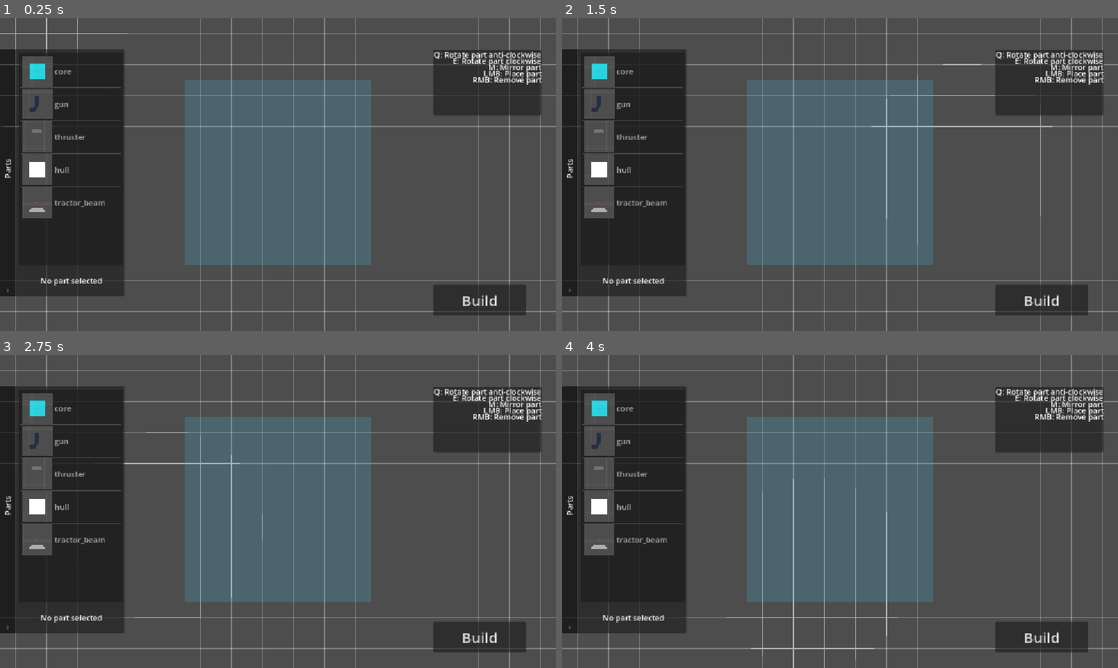
Above: before the commit, frames 1-4 (two rows, left to right).
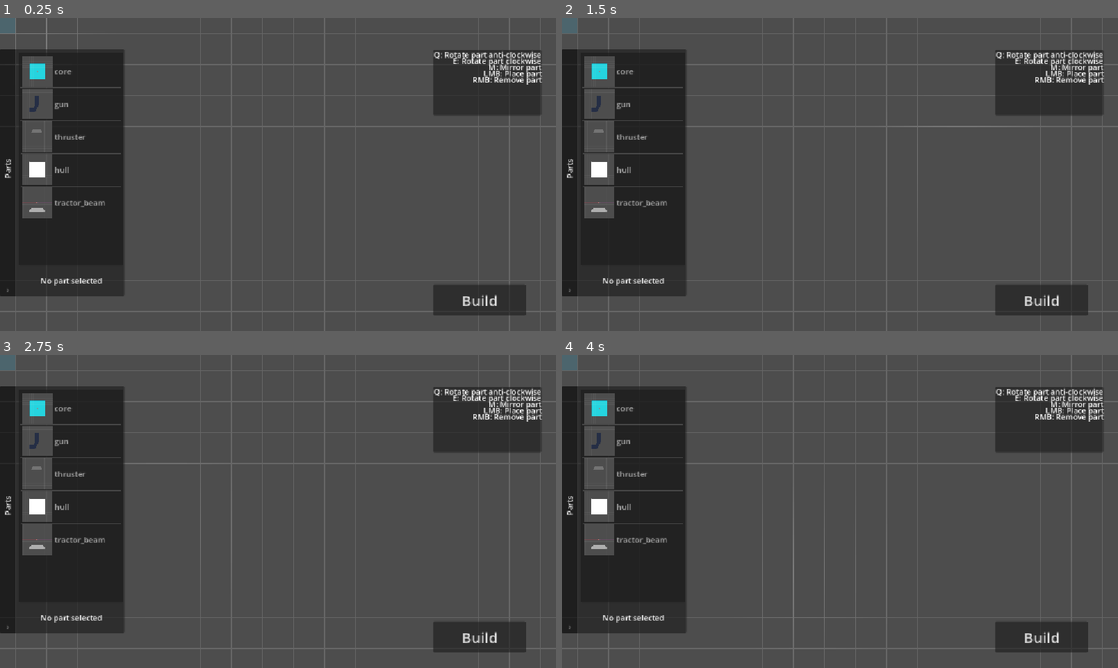
Above: after the commit, the same moments.

Repository: Taydo629/RogueSpace
Game: Godot game, scene res://scenes/ship_building_ui.tscn
Two runs of this game, one before a commit and one after it. Both use one fixed random seed, a clock stepped at 60 frames per second and the inputs below. This scene is started directly instead of the project's main scene.
Inputs (mouse positions are in pixels of both pictures, inside the frame that each line leads up to):
- Up to frame 1 (0.25 s): no input
- Up to frame 2 (1.5 s): click "Build" at 0.5 s; tap Enter at 1.25 s; move the mouse to (962, 158) at 1.27 s; hold Space (thrust) from 1.28 s (still down); hold E (e) from 1.28 s (still down); click (962, 158) at 1.42 s
- Up to frame 3 (2.75 s): move the mouse to (166, 527) at 2.02 s; release Space (thrust) at 2.03 s; release E (e) at 2.03 s; tap E (e) at 2.1 s; click (166, 527) at 2.17 s
- Up to frame 4 (4 s): tap Enter at 2.75 s; move the mouse to (895, 442) at 2.77 s; press the mouse at (895, 442) at 2.78 s; hold Space (thrust) from 2.78 s (still down); tap E (e) at 3.05, 3.8 s; move the mouse to (812, 574) at 3.52 s; release the mouse at (812, 574) at 3.53 s; right-click (812, 574) at 3.6 s; click (812, 574) at 3.67 s

The runs differ from the first frame. In frame 1, 22% of the frame differs, in the area x 0-100%, y 0-100%; in frame 2, 22%; in frame 3, 22%; in frame 4, 22%.

Commit message:
Grid shader working as intended
Grid shader reacts to mouse position.

Diff:
--- a/scenes/ship_building_ui.tscn
+++ b/scenes/ship_building_ui.tscn
@@ -7,7 +7,7 @@
 shader = ExtResource("2_ps2en")
 shader_parameter/grid_size = 64.0000029925
 shader_parameter/line_width = 1.0
-shader_parameter/line_default_a = 0.49600002356
+shader_parameter/line_default_a = 0.250000011875
 shader_parameter/circle_size = 200.0000094525
 shader_parameter/mouse_pos = Vector2(63.265, 32.475)
 
@@ -21,7 +21,7 @@
 material = SubResource("ShaderMaterial_n1a5j")
 layout_mode = 1
 anchors_preset = -1
-offset_left = 1.0
+offset_left = -1.0
 offset_right = 1153.0
 offset_bottom = 647.0
 grow_horizontal = 2
@@ -118,218 +118,10 @@
 theme_override_font_sizes/font_size = 30
 text = "Build"
 
-[node name="Gridlines" type="Node2D" parent="." unique_id=622449412]
-visible = false
-
-[node name="Line2D" type="Line2D" parent="Gridlines" unique_id=357199032]
-z_index = -3
-position = Vector2(1, 1)
-points = PackedVector2Array(64, 0, 64, 648)
-width = 1.0
-default_color = Color(0.5330367, 0.5330367, 0.5330367, 1)
-
-[node name="Line2D2" type="Line2D" parent="Gridlines" unique_id=1566719979]
-z_index = -3
-position = Vector2(65, 1)
-points = PackedVector2Array(64, 0, 64, 648)
-width = 1.0
-default_color = Color(0.5330367, 0.5330367, 0.5330367, 1)
-
-[node name="Line2D3" type="Line2D" parent="Gridlines" unique_id=1006993624]
-z_index = -3
-position = Vector2(129, 1)
-points = PackedVector2Array(64, 0, 64, 648)
-width = 1.0
-default_color = Color(0.5330367, 0.5330367, 0.5330367, 1)
-
-[node name="Line2D4" type="Line2D" parent="Gridlines" unique_id=383913702]
-z_index = -3
-position = Vector2(193, 1)
-points = PackedVector2Array(64, 0, 64, 648)
-width = 1.0
-default_color = Color(0.5330367, 0.5330367, 0.5330367, 1)
-
-[node name="Line2D5" type="Line2D" parent="Gridlines" unique_id=574972104]
-z_index = -3
-position = Vector2(257, 1)
-points = PackedVector2Array(64, 0, 64, 648)
-width = 1.0
-default_color = Color(0.5330367, 0.5330367, 0.5330367, 1)
-
-[node name="Line2D6" type="Line2D" parent="Gridlines" unique_id=1941801821]
-z_index = -3
-position = Vector2(321, 1)
-points = PackedVector2Array(64, 0, 64, 648)
-width = 1.0
-default_color = Color(0.5330367, 0.5330367, 0.5330367, 1)
-
-[node name="Line2D7" type="Line2D" parent="Gridlines" unique_id=248231376]
-z_index = -3
-position = Vector2(385, 1)
-points = PackedVector2Array(64, 0, 64, 648)
-width = 1.0
-default_color = Color(0.5330367, 0.5330367, 0.5330367, 1)
-
-[node name="Line2D8" type="Line2D" parent="Gridlines" unique_id=1818211291]
-z_index = -3
-position = Vector2(449, 1)
-points = PackedVector2Array(64, 0, 64, 648)
-width = 1.0
-default_color = Color(0.5330367, 0.5330367, 0.5330367, 1)
-
-[node name="Line2D9" type="Line2D" parent="Gridlines" unique_id=1244489384]
-z_index = -3
-position = Vector2(513, 1)
-points = PackedVector2Array(64, 0, 64, 648)
-width = 1.0
-default_color = Color(0.5330367, 0.5330367, 0.5330367, 1)
-
-[node name="Line2D10" type="Line2D" parent="Gridlines" unique_id=1863716217]
-z_index = -3
-position = Vector2(513, 1)
-points = PackedVector2Array(64, 0, 64, 648)
-width = 1.0
-default_color = Color(0.5330367, 0.5330367, 0.5330367, 1)
-
-[node name="Line2D11" type="Line2D" parent="Gridlines" unique_id=160947070]
-z_index = -3
-position = Vector2(577, 1)
-points = PackedVector2Array(64, 0, 64, 648)
-width = 1.0
-default_color = Color(0.5330367, 0.5330367, 0.5330367, 1)
-
-[node name="Line2D12" type="Line2D" parent="Gridlines" unique_id=85125071]
-z_index = -3
-position = Vector2(641, 1)
-points = PackedVector2Array(64, 0, 64, 648)
-width = 1.0
-default_color = Color(0.5330367, 0.5330367, 0.5330367, 1)
-
-[node name="Line2D13" type="Line2D" parent="Gridlines" unique_id=346394624]
-z_index = -3
-position = Vector2(705, 1)
-points = PackedVector2Array(64, 0, 64, 648)
-width = 1.0
-default_color = Color(0.5330367, 0.5330367, 0.5330367, 1)
-
-[node name="Line2D14" type="Line2D" parent="Gridlines" unique_id=580189920]
-z_index = -3
-position = Vector2(769, 1)
-points = PackedVector2Array(64, 0, 64, 648)
-width = 1.0
-default_color = Color(0.5330367, 0.5330367, 0.5330367, 1)
-
-[node name="Line2D15" type="Line2D" parent="Gridlines" unique_id=782910885]
-z_index = -3
-position = Vector2(833, 1)
-points = PackedVector2Array(64, 0, 64, 648)
-width = 1.0
-default_color = Color(0.5330367, 0.5330367, 0.5330367, 1)
-
-[node name="Line2D16" type="Line2D" parent="Gridlines" unique_id=1702754107]
-z_index = -3
-position = Vector2(897, 1)
-points = PackedVector2Array(64, 0, 64, 648)
-width = 1.0
-default_color = Color(0.5330367, 0.5330367, 0.5330367, 1)
-
-[node name="Line2D17" type="Line2D" parent="Gridlines" unique_id=601770334]
-z_index = -3
-position = Vector2(961, 1)
-points = PackedVector2Array(64, 0, 64, 648)
-width = 1.0
-default_color = Color(0.5330367, 0.5330367, 0.5330367, 1)
-
-[node name="Line2D18" type="Line2D" parent="Gridlines" unique_id=366355024]
-z_index = -3
-position = Vector2(1025, 1)
-points = PackedVector2Array(64, 0, 64, 648)
-width = 1.0
-default_color = Color(0.5330367, 0.5330367, 0.5330367, 1)
-
-[node name="Line2D19" type="Line2D" parent="Gridlines" unique_id=1210556444]
-z_index = -3
-position = Vector2(1089, 1)
-points = PackedVector2Array(64, 0, 64, 648)
-width = 1.0
-default_color = Color(0.5330367, 0.5330367, 0.5330367, 1)
-
-[node name="Line2D20" type="Line2D" parent="Gridlines" unique_id=1472121354]
-z_index = -3
-position = Vector2(1089, 65)
-points = PackedVector2Array(64, 0, -1088, 0)
-width = 1.0
-default_color = Color(0.5330367, 0.5330367, 0.5330367, 1)
-
-[node name="Line2D21" type="Line2D" parent="Gridlines" unique_id=1788300167]
-z_index = -3
-position = Vector2(1089, 129)
-points = PackedVector2Array(64, 0, -1088, 0)
-width = 1.0
-default_color = Color(0.5330367, 0.5330367, 0.5330367, 1)
-
-[node name="Line2D22" type="Line2D" parent="Gridlines" unique_id=2014307709]
-z_index = -3
-position = Vector2(1089, 193)
-points = PackedVector2Array(64, 0, -1088, 0)
-width = 1.0
-default_color = Color(0.5330367, 0.5330367, 0.5330367, 1)
-
-[node name="Line2D23" type="Line2D" parent="Gridlines" unique_id=137968514]
-z_index = -3
-position = Vector2(1089, 257)
-points = PackedVector2Array(64, 0, -1088, 0)
-width = 1.0
-default_color = Color(0.5330367, 0.5330367, 0.5330367, 1)
-
-[node name="Line2D24" type="Line2D" parent="Gridlines" unique_id=1371063308]
-z_index = -3
-position = Vector2(1089, 321)
-points = PackedVector2Array(64, 0, -1088, 0)
-width = 1.0
-default_color = Color(0.5330367, 0.5330367, 0.5330367, 1)
-
-[node name="Line2D25" type="Line2D" parent="Gridlines" unique_id=1188364407]
-z_index = -3
-position = Vector2(1089, 385)
-points = PackedVector2Array(64, 0, -1088, 0)
-width = 1.0
-default_color = Color(0.5330367, 0.5330367, 0.5330367, 1)
-
-[node name="Line2D26" type="Line2D" parent="Gridlines" unique_id=540159577]
-z_index = -3
-position = Vector2(1089, 449)
-points = PackedVector2Array(64, 0, -1088, 0)
-width = 1.0
-default_color = Color(0.5330367, 0.5330367, 0.5330367, 1)
-
-[node name="Line2D27" type="Line2D" parent="Gridlines" unique_id=1967610553]
-z_index = -3
-position = Vector2(1089, 513)
-points = PackedVector2Array(64, 0, -1088, 0)
-width = 1.0
-default_color = Color(0.5330367, 0.5330367, 0.5330367, 1)
-
-[node name="Line2D28" type="Line2D" parent="Gridlines" unique_id=1843444328]
-z_index = -3
-position = Vector2(1090, 584)
-points = PackedVector2Array(64, 0, -1088, 0)
-width = 1.0
-default_color = Color(0.5330367, 0.5330367, 0.5330367, 1)
-
-[node name="Line2D29" type="Line2D" parent="Gridlines" unique_id=274157579]
-z_index = -3
-position = Vector2(1088, 640)
-points = PackedVector2Array(64, 0, -1088, 0)
-width = 1.0
-default_color = Color(0.5330367, 0.5330367, 0.5330367, 1)
-
 [node name="BuildArea" type="Polygon2D" parent="." unique_id=1840386145]
 z_index = -2
-position = Vector2(576, 320)
 color = Color(0.28627452, 0.77254903, 0.9411765, 0.2)
-offset = Vector2(-576, -320)
-polygon = PackedVector2Array(384, 128, 384, 512, 768, 512, 768, 128)
+polygon = PackedVector2Array(-32, -32, 32, -32, 32, 32, -32, 32)
 
 [connection signal="item_selected" from="ShipBuildingUI/FoldableContainer/Control/ItemList" to="." method="_on_item_list_item_selected"]
 [connection signal="pressed" from="ShipBuildingUI/BuildButton" to="." method="_on_build_button_pressed"]
--- a/scripts/ship_building_layer.gd
+++ b/scripts/ship_building_layer.gd
@@ -15,6 +15,7 @@
 signal build_complete
 
 func _ready() -> void:
+	print(texture_rect.position)
 	start_build()
 
 func start_build() -> void:
--- a/shaders/ship_building_ui.gdshader
+++ b/shaders/ship_building_ui.gdshader
@@ -15,9 +15,9 @@
 	// Functional
 	float x_line = abs(fract(world_pos.x/grid_size)-0.5);
 	float y_line = abs(fract(world_pos.y/grid_size)-0.5);
-	float grid_lines = (step(x_line,line_width/100./TEXTURE_PIXEL_SIZE.x) + step(y_line,line_width/100./TEXTURE_PIXEL_SIZE.y)) * line_default_a;
-	float mouse_pos_circle = step(distance(world_pos, mouse_pos), circle_size);
-	COLOR.a = grid_lines * mouse_pos_circle + grid_lines;
-	//float mouse_pos_circle = step(distance(world_pos, mouse_pos)/2., circle_size);
-	//COLOR.a = mouse_pos_circle;
+	float grid_lines = clamp(step(x_line,line_width/100./TEXTURE_PIXEL_SIZE.x) + step(y_line,line_width/100./TEXTURE_PIXEL_SIZE.y), 0., 1.) * line_default_a;
+	//float mouse_pos_circle = step(distance(world_pos, mouse_pos), circle_size);
+	float mouse_pos_circle = clamp(1. - distance(world_pos, mouse_pos)/circle_size, 0., 1.);
+	//COLOR.a = grid_lines * mouse_pos_circle + grid_lines;
+	COLOR.a = mouse_pos_circle * grid_lines + grid_lines;
 }
